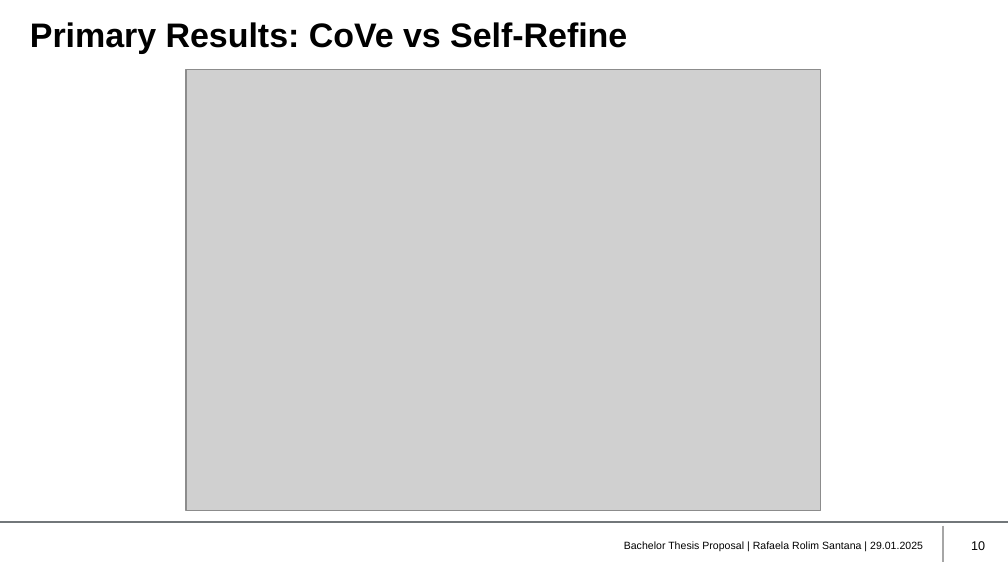
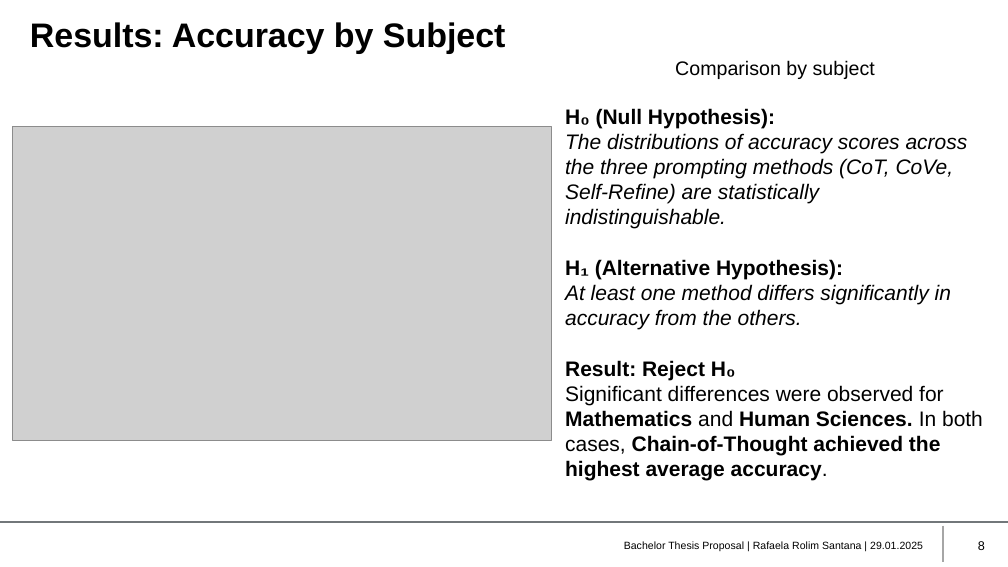
Before and after one commit to rafaelasantana/bachelor-thesis, a slide deck: slide 8 of QualityGates/QualityGate2_RafaelaRolimSantana/QG2-presentation.pptx (slide 10 before the commit). Drawn at 1008x567 pixels with LibreOffice and Linux fonts; fonts in the diff are those of the drawing; grey boxes stand for pictures; background and template pictures are left out. Boxes give left, top, right and bottom in pixels: in the first picture for what was removed or moved away, otherwise in the second. Text is boxed around its words. In the diff, an @@ line names an element or a change of style, - is before the commit and + after.

```diff
--- a/QualityGates/QualityGate2_RafaelaRolimSantana/QG2-presentation.pptx
+++ b/QualityGates/QualityGate2_RafaelaRolimSantana/QG2-presentation.pptx
@@ title at box(30, 22, 506, 53): text changed @@
-Primary Results: CoVe vs Self-Refine
+Results: Accuracy by Subject
@@ picture removed at box(186, 70, 822, 511) @@
@@ text added at box(565, 60, 983, 481), 15 pt, text #000000 @@
+Comparison by subject
+H₀ (Null Hypothesis):
+The distributions of accuracy scores across the three prompting methods (CoT, CoVe, Self-Refine) are statistically indistinguishable.
+H₁ (Alternative Hypothesis):
+At least one method differs significantly in accuracy from the others.
+Result: Reject H₀
+Significant differences were observed for Mathematics and Human Sciences. In both cases, Chain-of-Thought achieved the highest average accuracy.
@@ picture added at box(13, 126, 551, 440) @@
@@ page number at box(978, 541, 985, 550): text changed @@
-10
+8
```
Also in this commit, not shown: 8 other slides changed, 2 slides removed, 28 other files.
